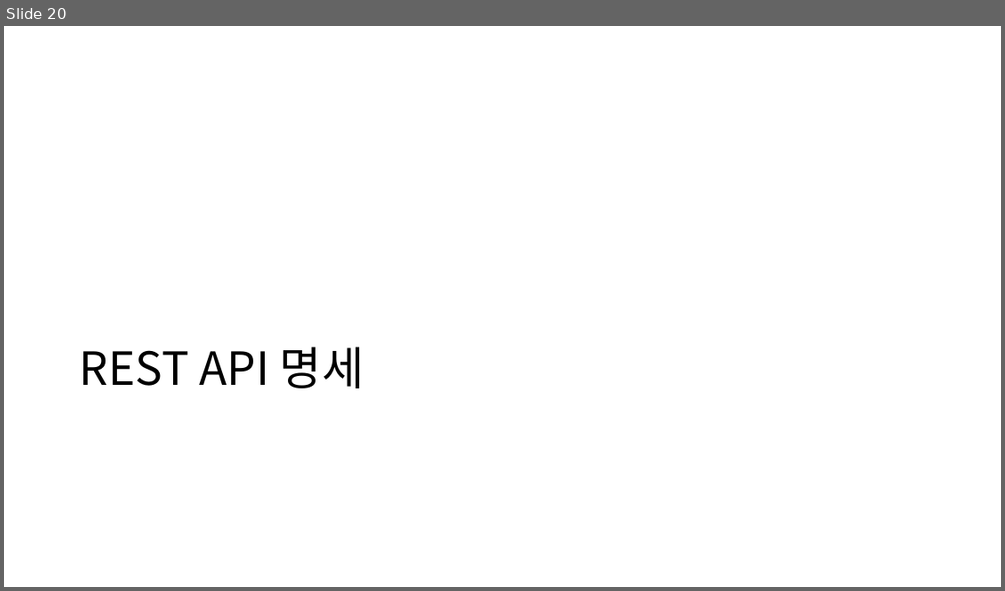
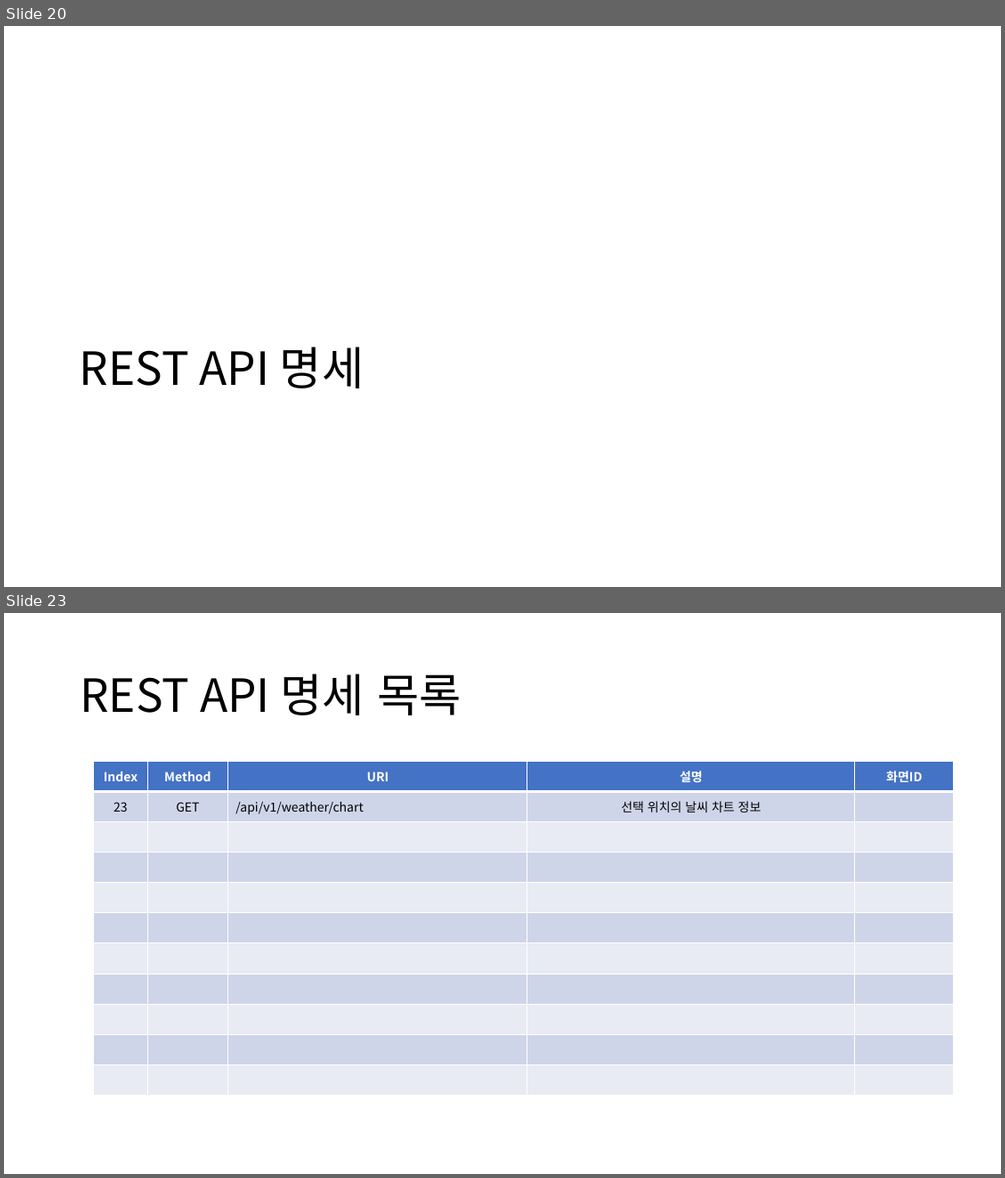
Before and after one commit to sujidaddy/workspace_miniproject, a slide deck: 미니프로젝트계획서제출용.pptx. Shown one above the other, each under a label of ours: slide 20 before the commit, slides 20 and 23 after it; the slides between them are not shown. The pictures are 1005x591 and 1005x1178 pixels, drawn with LibreOffice and Linux fonts; fonts in the diff are those of the drawing. Boxes give left, top, right and bottom in pixels: in the first picture for what was removed or moved away, otherwise in the second. Text is boxed around its words. In the diff, an @@ line names an element or a change of style, - is before the commit and + after.

Commit message:
날씨 차트를 위한 API 추가 /api/v1/weather/chart

```diff
--- a/미니프로젝트계획서제출용.pptx
+++ b/미니프로젝트계획서제출용.pptx
@@ slide 23 added at <box>4,613,1001,1174</box>, background #FFFFFF @@
@@ title added at <box>80,674,461,715</box>, 44 pt, text #000000 @@
+REST API 명세 목록
@@ table added at <box>94,761,954,1094</box>, 11 rows, 5 columns @@
+Index | Method | URI | 설명 | 화면ID
+23 | GET | /api/v1/weather/chart | 선택 위치의 날씨 차트 정보 | 
+ |  |  |  | 
+ |  |  |  | 
+ |  |  |  | 
+ |  |  |  | 
+ |  |  |  | 
+ |  |  |  | 
+ |  |  |  | 
+ |  |  |  | 
+ |  |  |  | 
```
Also in this commit, not shown: 12 slides changed, 4 other slides added, 8 other files.
